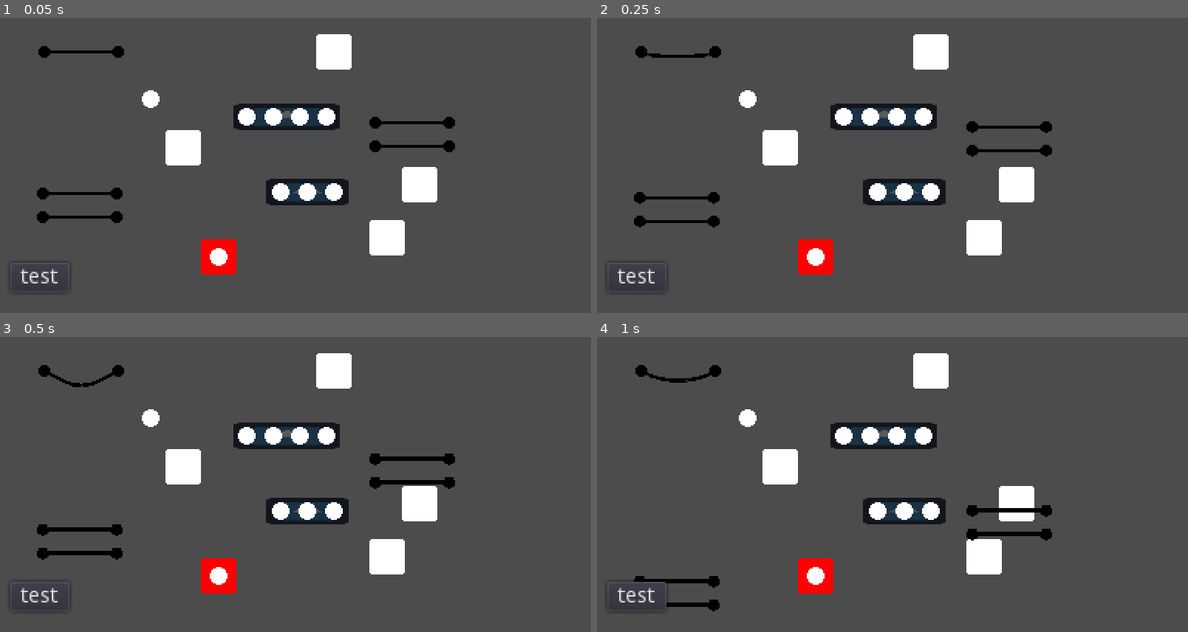
Above: before the commit, frames 1-4 (two rows, left to right).
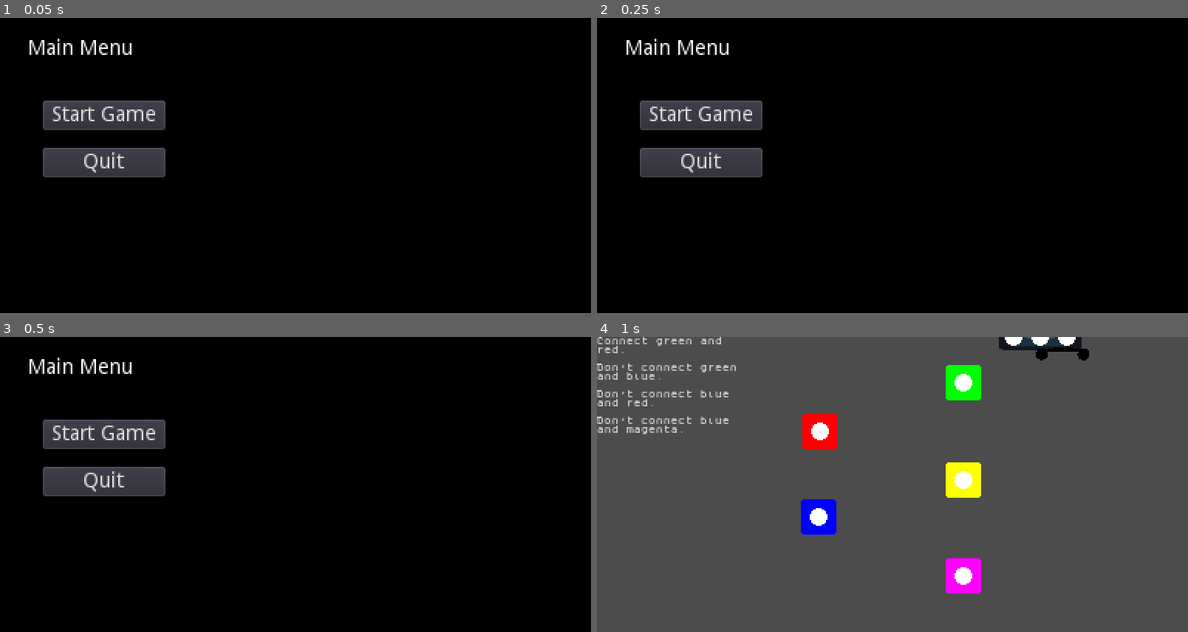
Above: after the commit, the same moments.

Repository: leogeier/faraday-uncaged
Game: Godot game, scene res://scenes/main/main.tscn
The game is run twice, just before and just after one commit, with the same random seed, the same clock (stepped at 60 frames per second) and the same inputs. Before the commit the project starts from res://scenes/leo_test_scene.tscn. The engine's default icon, where the game draws it, is replaced by a stand-in: a white triangle on a blue panel in a dark square.
Inputs (mouse positions are in pixels of both pictures, inside the frame that each line leads up to):
- Up to frame 1 (0.05 s): no input
- Up to frame 2 (0.25 s): no input
- Up to frame 3 (0.5 s): no input
- Up to frame 4 (1 s): click (703, 434) at 0.5 s, where only the run after the commit has a clickable "Start Game"

The runs differ from the first frame. In frame 1, 95% of the frame differs, in the area x 0-100%, y 0-100%; in frame 2, 95%; in frame 3, 95%; in frame 4, 13%.

Commit message:
small improvements

Diff:
--- a/game/project.godot
+++ b/game/project.godot
@@ -39,7 +39,7 @@
 [application]
 
 config/name="ld51"
-run/main_scene="res://scenes/leo_test_scene.tscn"
+run/main_scene="res://scenes/main/main.tscn"
 config/icon="res://icon.png"
 
 [autoload]
--- a/game/scenes/rule_display/rule_display.gd
+++ b/game/scenes/rule_display/rule_display.gd
@@ -14,6 +14,6 @@
 func update_rules(new_rules):
 	var text = ""
 	for rule in new_rules:
-		text += rule.get_description() + "\n"
+		text += rule.get_description() + "\n\n"
 
 	$Text.text = text
--- a/game/scenes/tool_box/tool_box.gd
+++ b/game/scenes/tool_box/tool_box.gd
@@ -3,41 +3,39 @@
 
 func add_cable_short():
 	var cable = preload("res://scenes/cable/cable.tscn").instance()
-	cable.cable_length = 100
+	cable.cable_length = 80
 	cable.regenerate()
-	add_child(cable)
+	$Cables.add_child(cable)
 
 func add_cable_long():
 	var cable = preload("res://scenes/cable/cable.tscn").instance()
-	cable.cable_length = 200
+	cable.cable_length = 150
 	cable.regenerate()
-	add_child(cable)
+	$Cables.add_child(cable)
 
 func add_hub_2():
 	var hub = preload("res://scenes/hub/hub2.tscn").instance()
-	add_child(hub)
+	$Hubs.add_child(hub)
 
 func add_hub_3():
 	var hub = preload("res://scenes/hub/hub3.tscn").instance()
-	add_child(hub)
+	$Hubs.add_child(hub)
 
 func add_hub_4():
 	var hub = preload("res://scenes/hub/hub4.tscn").instance()
-	add_child(hub)
+	$Hubs.add_child(hub)
 
 
 func get_cables():
 	var cables = []
-	for child in get_children():
-		if child.is_in_group("cable"):
-			cables.push_back(child)
+	for child in $Cables.get_children():
+		cables.push_back(child)
 
 	return cables
 
 func get_hubs():
 	var hubs = []
-	for child in get_children():
-		if child.is_in_group("hub"):
-			hubs.push_back(child)
+	for child in $Hubs.get_children():
+		hubs.push_back(child)
 
 	return hubs
--- a/game/scenes/tool_box/tool_box.tscn
+++ b/game/scenes/tool_box/tool_box.tscn
@@ -4,3 +4,7 @@
 
 [node name="ToolBox" type="Node2D"]
 script = ExtResource( 1 )
+
+[node name="Hubs" type="Node2D" parent="."]
+
+[node name="Cables" type="Node2D" parent="."]
